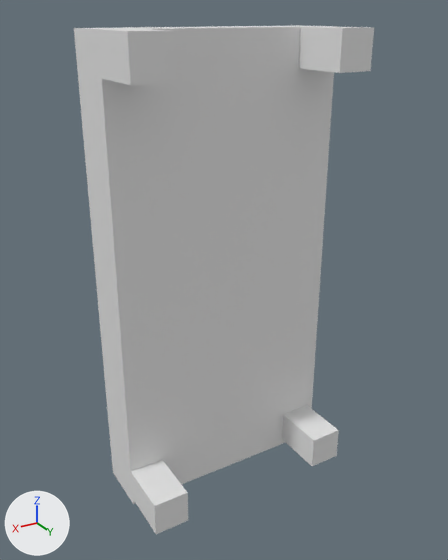
Before and after pictures for a commit that changed the OBJ model landstalker/data/proxies/table_65.obj.
Both versions are drawn from a 50 mm camera at (361.2, 60.1, 609.6) aimed at (320.2, -8.3, 575.4). The axes (+X, +Y, +Z) are drawn at lower left. The lights are the same throughout. The older version comes first. Where no turn or scale is listed for an object, it has been applied to the vertices. Vertices at exactly the same position are counted once.

The first picture shows 'table_65'.
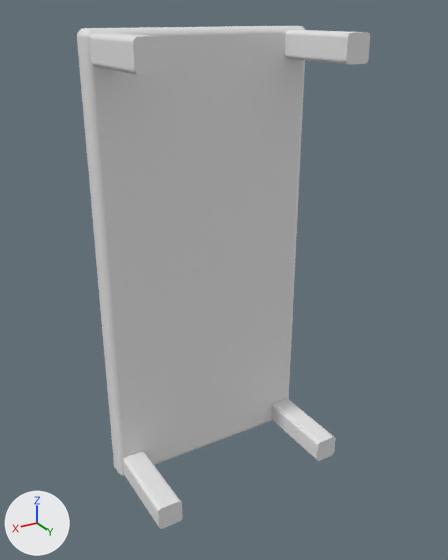
What differs and where, as boxes (x1, y1, x2, y2) in the pictures (448 x 560 px):
'table_65', reshaped
    before: (74, 25, 374, 534)
    after: (77, 26, 370, 529)
part 1 of me_table_65, rebuilt (13% narrower, 6% shorter)
    before: (74, 25, 337, 504)
    after: (77, 26, 305, 476)
part 2 of me_table_65, rebuilt (12% wider)
    before: (282, 405, 339, 466)
    after: (272, 399, 336, 461)
part 3 of me_table_65, rebuilt
    before: (131, 460, 188, 534)
    after: (123, 451, 182, 529)
part 4 of me_table_65, rebuilt (13% wider, 25% shorter)
    before: (299, 26, 374, 73)
    after: (285, 30, 370, 65)
part 5 of me_table_65, added
    after: (90, 33, 167, 75)

The edits, one by one:
me_table_65 is used by ob_table_65; location (0.0, 0.0, 0.0).
me_table_65 had 39 vertices, 30 faces and spanned x 303.0..336.0, y -16.0..0.0, z 543.0..608.0.
me_table_65 now has 1672 vertices, 1662 faces and spans x 304.0..336.0, y -16.0..0.0, z 544.0..608.0.
me_table_65 part 1: the loose piece of 15 vertices spanning x 303.0..336.0, y -16.0..0.0, z 543.0..608.0 is rebuilt with 488 vertices and now spans x 304.0..336.0, y -16.0..-12.5, z 544.0..608.0.
me_table_65 part 2: the loose piece of 8 vertices spanning x 304.0..309.0, y -8.0..0.0, z 544.0..549.0 is rebuilt with 296 vertices and now spans x 304.5..308.1, y -12.8..0.0, z 544.5..548.1.
me_table_65 part 3: the loose piece of 8 vertices spanning x 331.0..336.0, y -8.0..0.0, z 544.0..549.0 is rebuilt with 296 vertices and now spans x 331.9..335.5, y -12.8..0.0, z 544.5..548.1.
me_table_65 part 4: the loose piece of 8 vertices spanning x 304.0..309.0, y -8.0..0.0, z 603.0..608.0 is rebuilt with 296 vertices and now spans x 304.5..308.1, y -12.8..0.0, z 603.9..607.5.
me_table_65 part 5: a new loose piece of 296 vertices spanning x 331.9..335.5, y -12.8..0.0, z 603.9..607.5.
